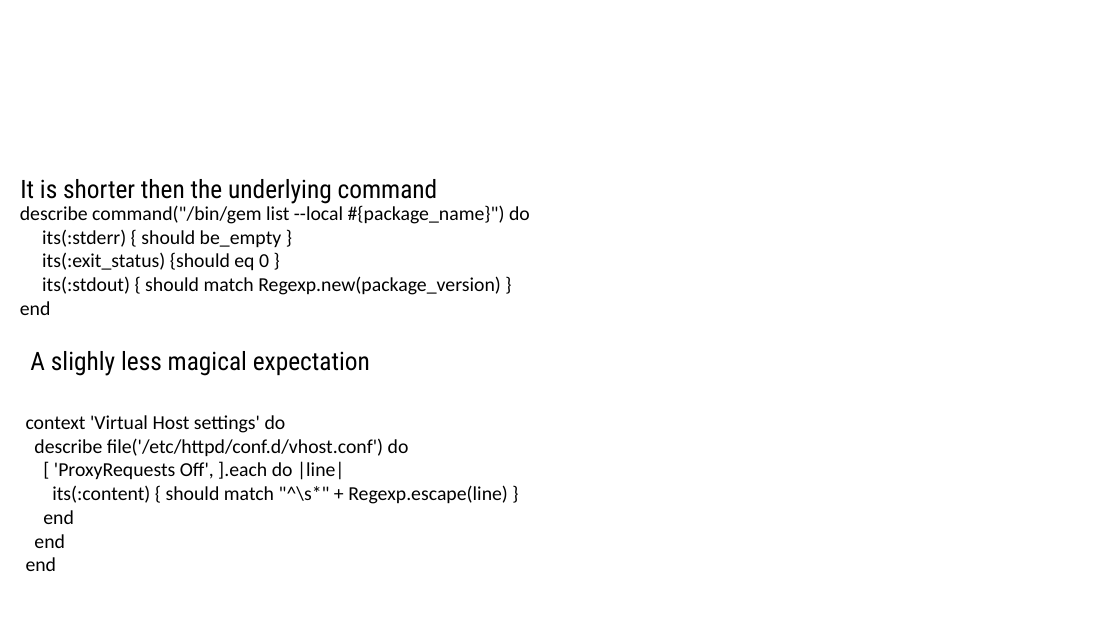
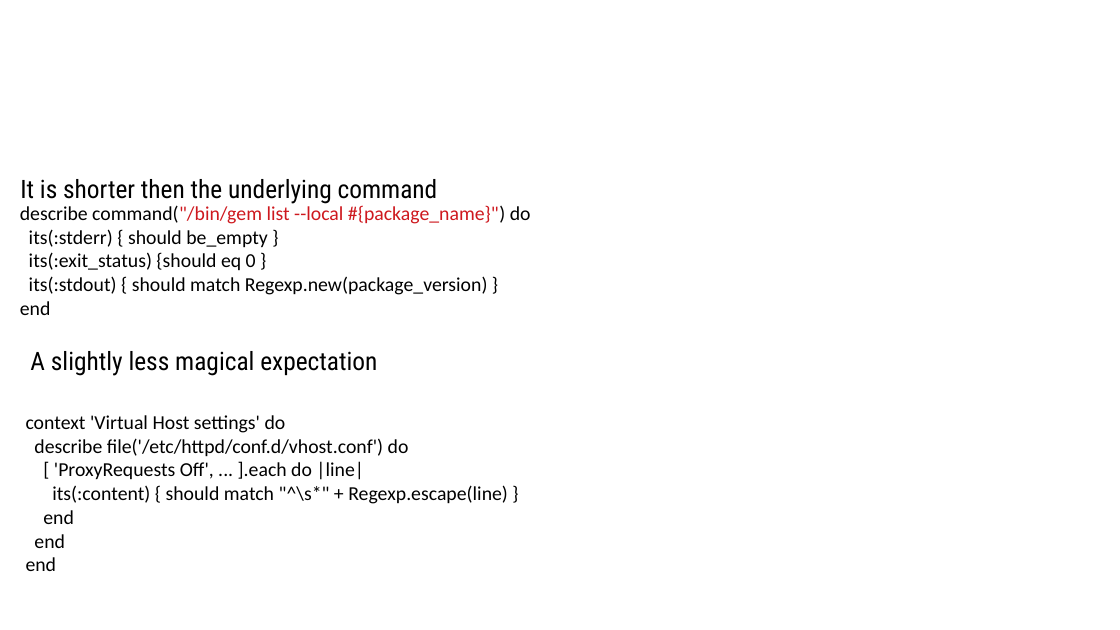
Before and after one commit to sergueik/uru_serverspec, a slide deck: slide 12 of Serverspec Integration in Cloud Provision.odp (slide 7 before the commit). Drawn at 1120x630 pixels with LibreOffice and Linux fonts; fonts in the diff are those of the drawing; background and template pictures are left out. Boxes give left, top, right and bottom in pixels: in the first picture for what was removed or moved away, otherwise in the second. Text is boxed around its words. In the diff, an @@ line names an element or a change of style, - is before the commit and + after.

```diff
--- a/Serverspec Integration in Cloud Provision.odp
+++ b/Serverspec Integration in Cloud Provision.odp
@@ text "describe command("/bin/gem list --local #{package_name}") ..." at <box>20,205,531,315</box>: text colour #000000 to #CE181E in "command("/bin/gem list --local #{package_name}")" @@
@@ text at <box>30,351,377,376</box>: text changed @@
-A slighly less magical expectation
+A slightly less magical expectation
@@ text at <box>26,415,508,571</box>: text changed @@
-context 'Virtual Host settings' do
-describe file('/etc/httpd/conf.d/vhost.conf') do
-[ 'ProxyRequests Off', ].each do |line|
-its(:content) { should match "^\s*" + Regexp.escape(line) }
-end
-end
-end
+context 'Virtual Host settings' do
+describe file('/etc/httpd/conf.d/vhost.conf') do
+[ 'ProxyRequests Off', ... ].each do |line|
+its(:content) { should match "^\s*" + Regexp.escape(line) }
+end
+end
+end
```
Also in this commit, not shown: 6 other slides changed, 11 slides added, 2 slides removed, 1 other file.
